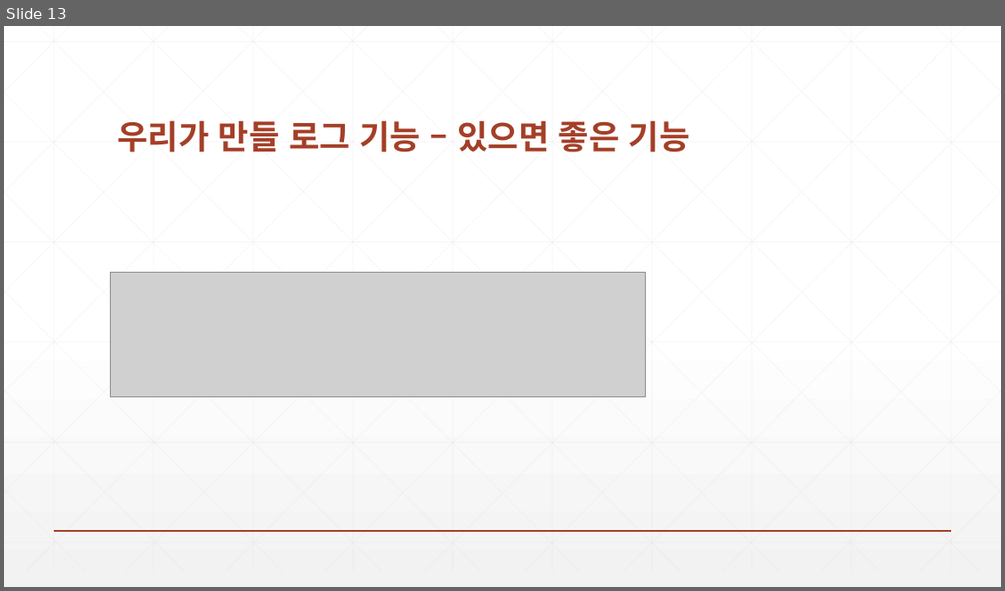
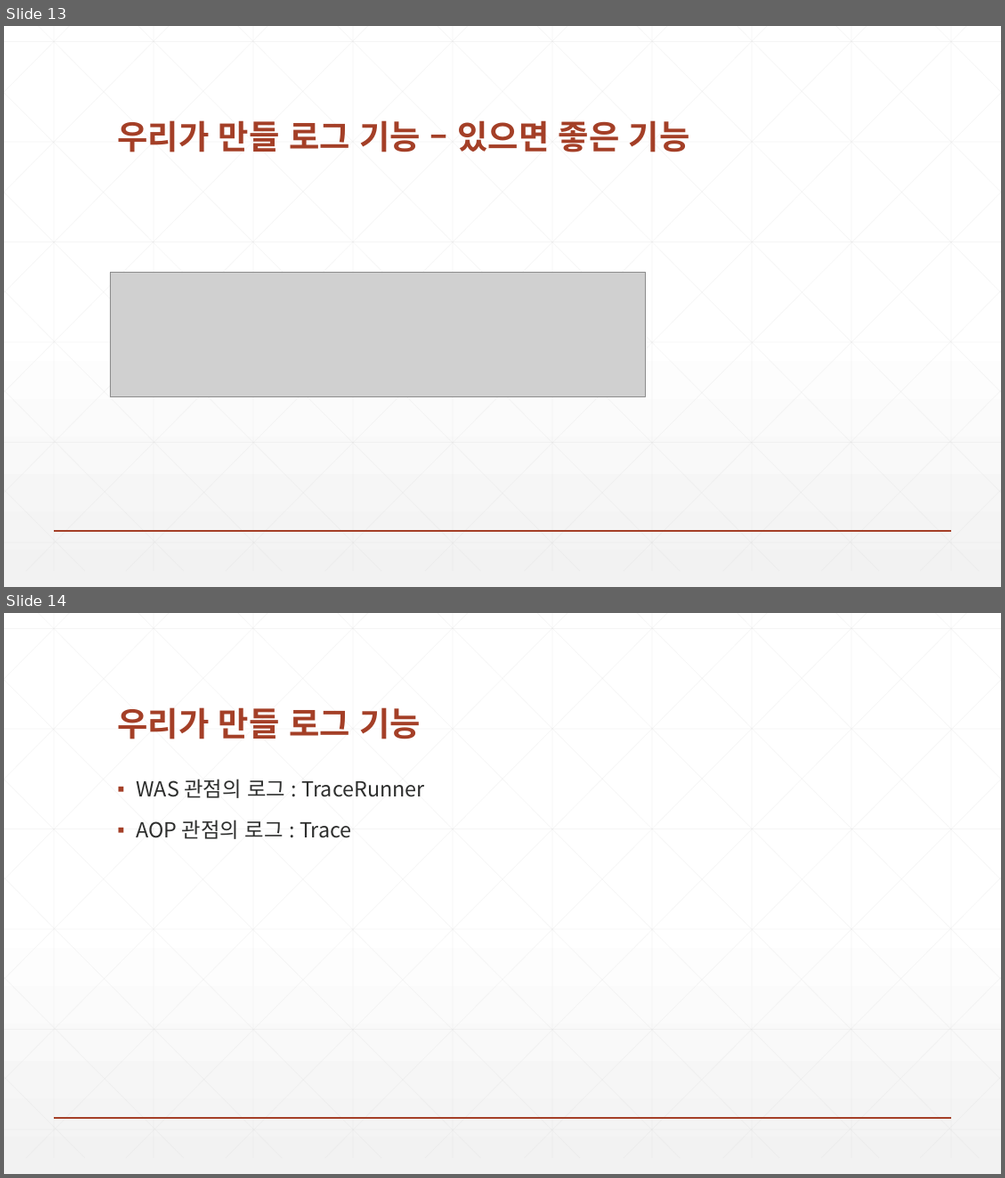
Before and after one commit to zeroshift01/code5, a slide deck: inflearn07/doc/교재.pptx. Shown one above the other, each under a label of ours: slide 13 before the commit, slides 13 and 14 after it. The pictures are 1005x591 and 1005x1178 pixels, drawn with LibreOffice and Linux fonts; fonts in the diff are those of the drawing; grey boxes stand for pictures. Boxes give left, top, right and bottom in pixels: in the first picture for what was removed or moved away, otherwise in the second. Text is boxed around its words. In the diff, an @@ line names an element or a change of style, - is before the commit and + after.

Commit message:
FIN

```diff
--- a/inflearn07/doc/교재.pptx
+++ b/inflearn07/doc/교재.pptx
@@ slide 14 added at [4,613,1001,1174], background gradient #FFFFFF to #F2F2F2; not listed: 47 template elements that a slide beside it also shows @@
@@ title added at [117,707,421,739], 32 pt, text #A43F27, bold @@
+우리가 만들 로그 기능
@@ text added at [136,779,425,839], 20 pt, text #2D2E2D @@
+▪ WAS 관점의 로그 : TraceRunner
+▪ AOP 관점의 로그 : Trace
```
